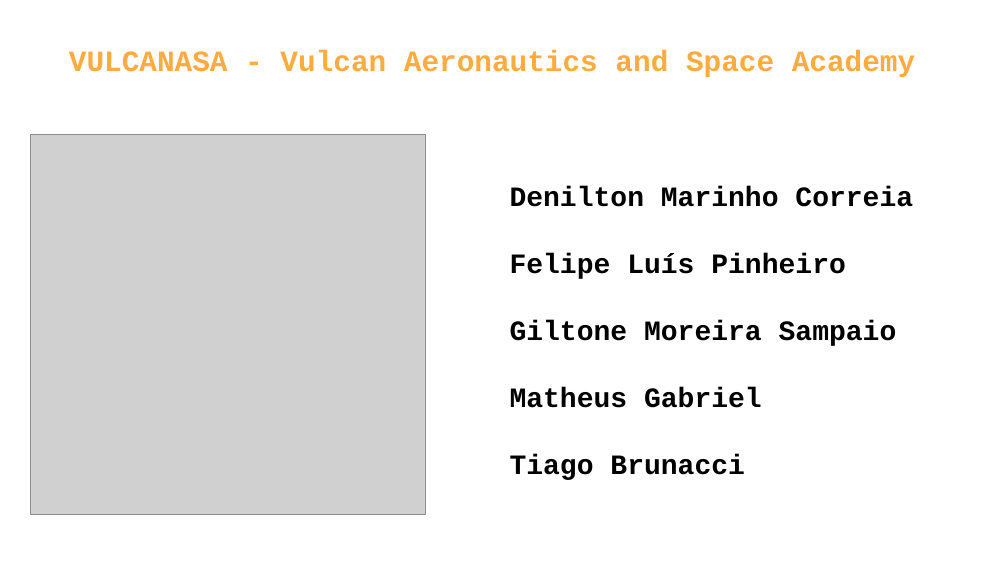
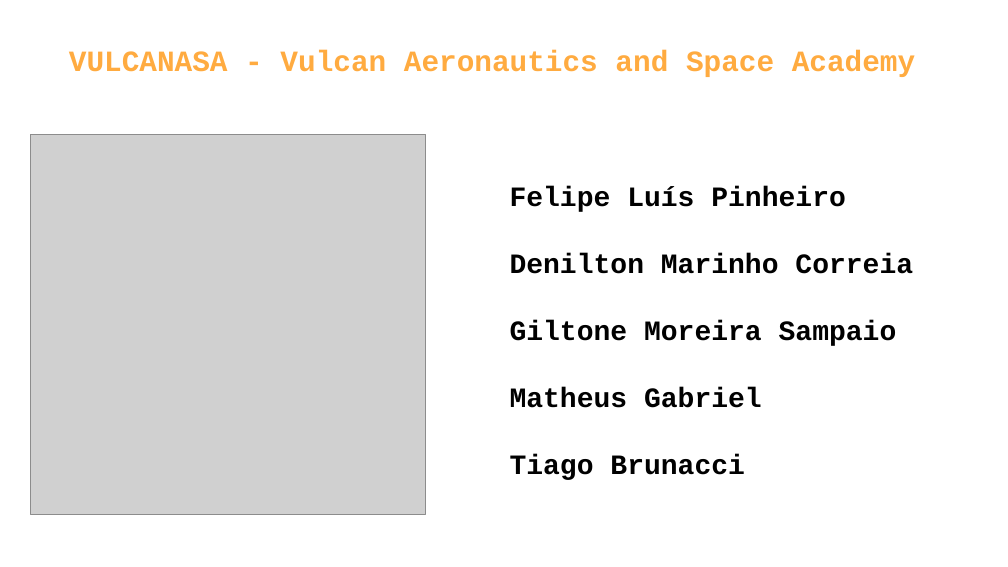
Before and after one commit to flpinheiro/cerberus, a slide deck: slide 1 of Projeto Cerberus.pptx. Drawn at 1008x567 pixels with LibreOffice and Linux fonts; fonts in the diff are those of the drawing; grey boxes stand for pictures. Boxes give left, top, right and bottom in pixels: in the first picture for what was removed or moved away, otherwise in the second. Text is boxed around its words. In the diff, an @@ line names an element or a change of style, - is before the commit and + after.

Commit message:
pptx

```diff
--- a/Projeto Cerberus.pptx
+++ b/Projeto Cerberus.pptx
@@ text at (510, 186, 846, 212): paragraph added @@
+Felipe Luís Pinheiro
@@ text at (510, 253, 846, 279): paragraph removed @@
-Felipe Luís Pinheiro
```
Also in this commit, not shown: 2 slides removed.
